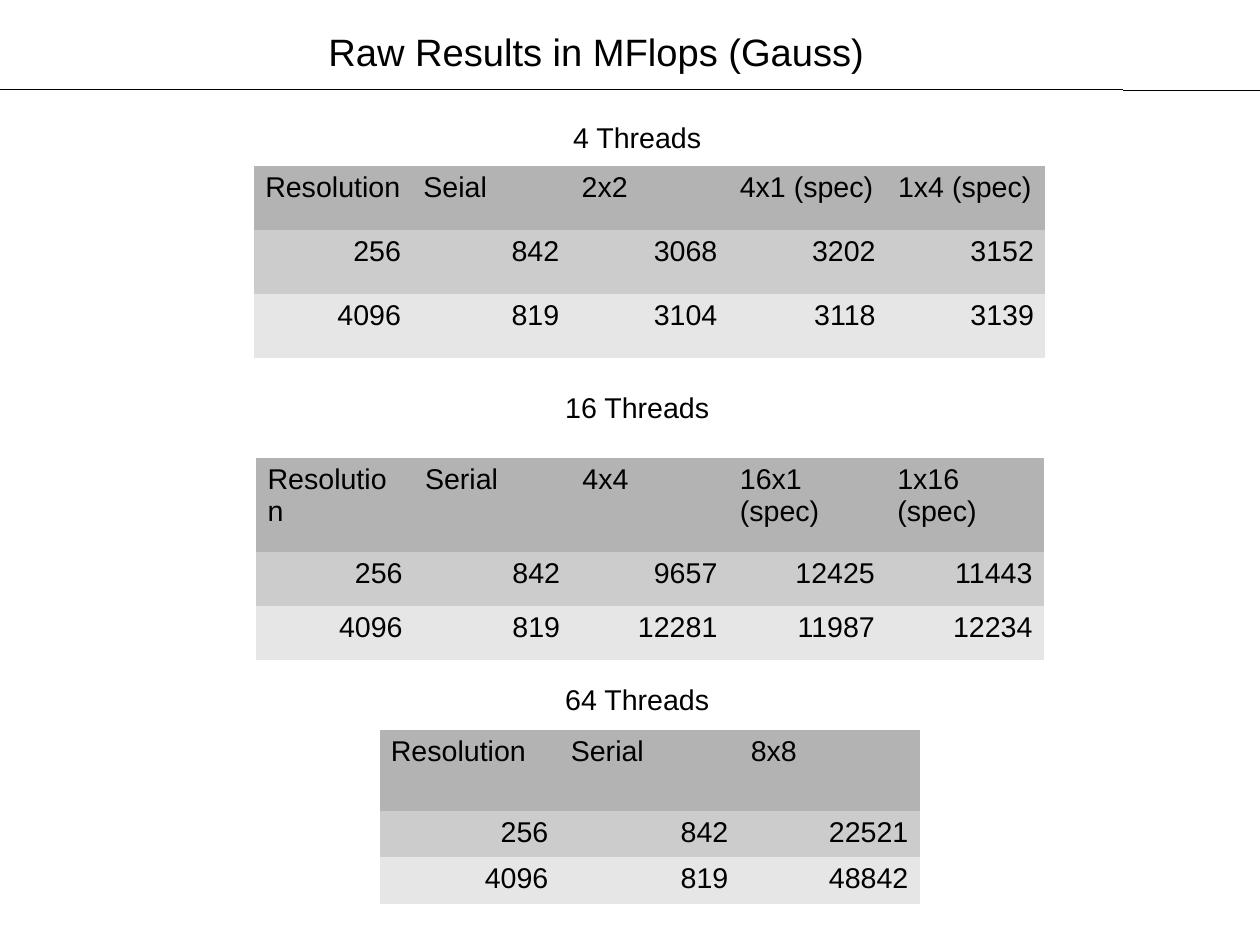
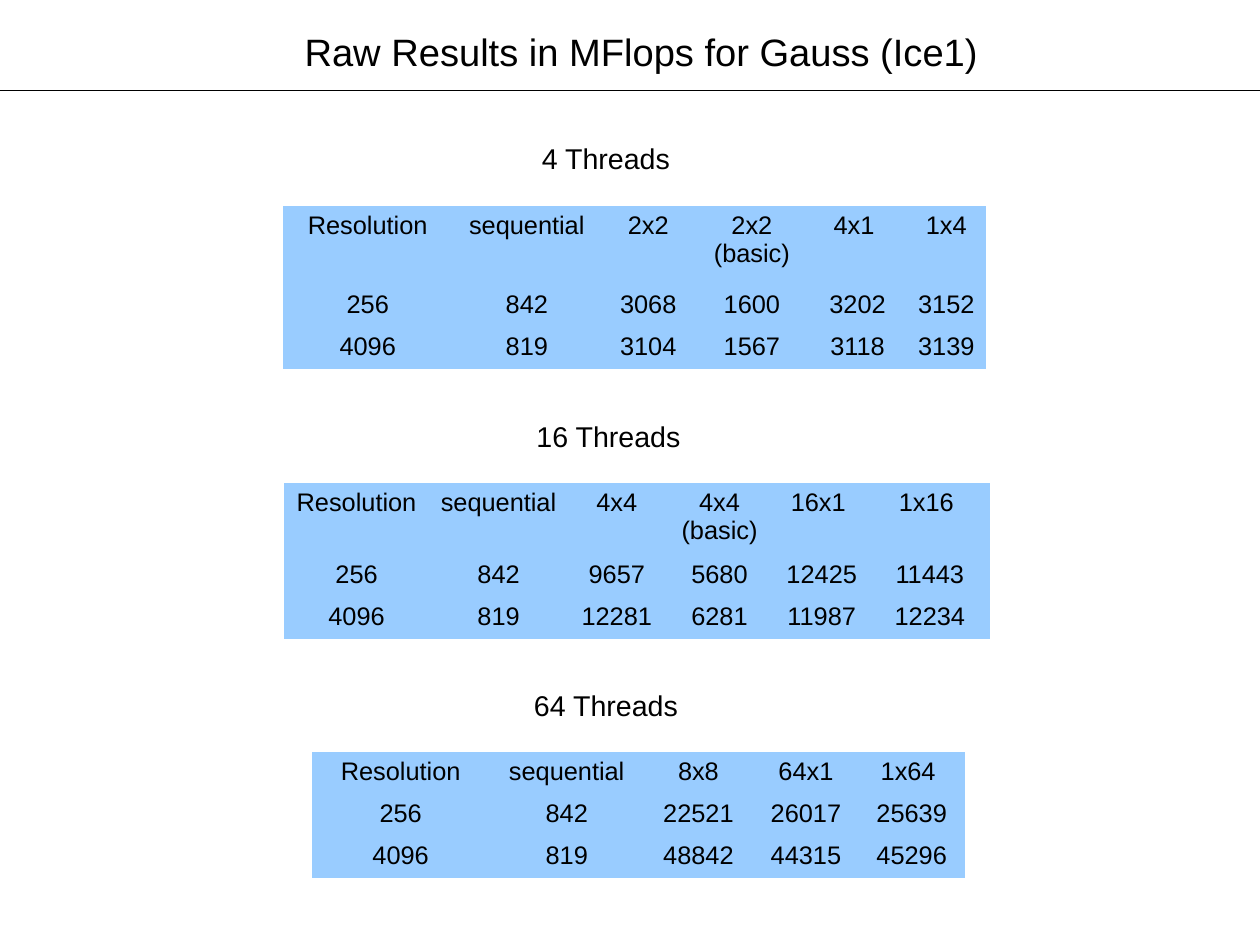
Before and after one commit to gauravk-in/supercomputer_lab, a slide deck: slide 8 of Presentation/presentation4.odp. Drawn at 1260x945 pixels with LibreOffice and Linux fonts; fonts in the diff are those of the drawing. Boxes give left, top, right and bottom in pixels: in the first picture for what was removed or moved away, otherwise in the second. Text is boxed around its words. In the diff, an @@ line names an element or a change of style, - is before the commit and + after.

```diff
--- a/Presentation/presentation4.odp
+++ b/Presentation/presentation4.odp
@@ text at [305,38,977,74]: text changed @@
-Raw Results in MFlops (Gauss)
+Raw Results in MFlops for Gauss (Ice1)
@@ text "4 Threads": place and size @@
-text "4 Threads" at [573,127,701,149]
+text "4 Threads" at [542,148,670,170]
@@ table at [284,206,988,365] @@
-column 2, row 1: Seial
+column 2, row 1: sequential
-column 4: 4x1 (spec) | 3202 | 3118
-column 5: 1x4 (spec) | 3152 | 3139
+column 4: 2x2 (basic) | 1600 | 1567
+column 5: 4x1 | 3202 | 3118
+column 6: 1x4 | 3152 | 3139
@@ table: place and size @@
-table at [254,166,1044,358]
+table at [284,206,988,365]
@@ text "16 Threads": place and size @@
-text "16 Threads" at [565,397,709,419]
+text "16 Threads" at [536,426,681,448]
@@ table at [285,483,990,631] @@
-column 2, row 1: Serial
+column 2, row 1: sequential
-column 4: 16x1 (spec) | 12425 | 11987
-column 5: 1x16 (spec) | 11443 | 12234
+column 4: 4x4 (basic) | 5680 | 6281
+column 5: 16x1 | 12425 | 11987
+column 6: 1x16 | 11443 | 12234
@@ table: place and size @@
-table at [256,457,1045,660]
+table at [285,483,990,631]
@@ text "64 Threads": place and size @@
-text "64 Threads" at [565,689,709,711]
+text "64 Threads" at [534,695,678,717]
@@ table at [312,752,965,872] @@
-column 2, row 1: Serial
+column 2, row 1: sequential
+column 4: 64x1 | 26017 | 44315
+column 5: 1x64 | 25639 | 45296
@@ table: place and size @@
-table at [380,731,919,904]
+table at [312,752,965,872]
```
Also in this commit, not shown: 2 other slides changed, 1 slide added, 1 slide removed, 5 other files.
